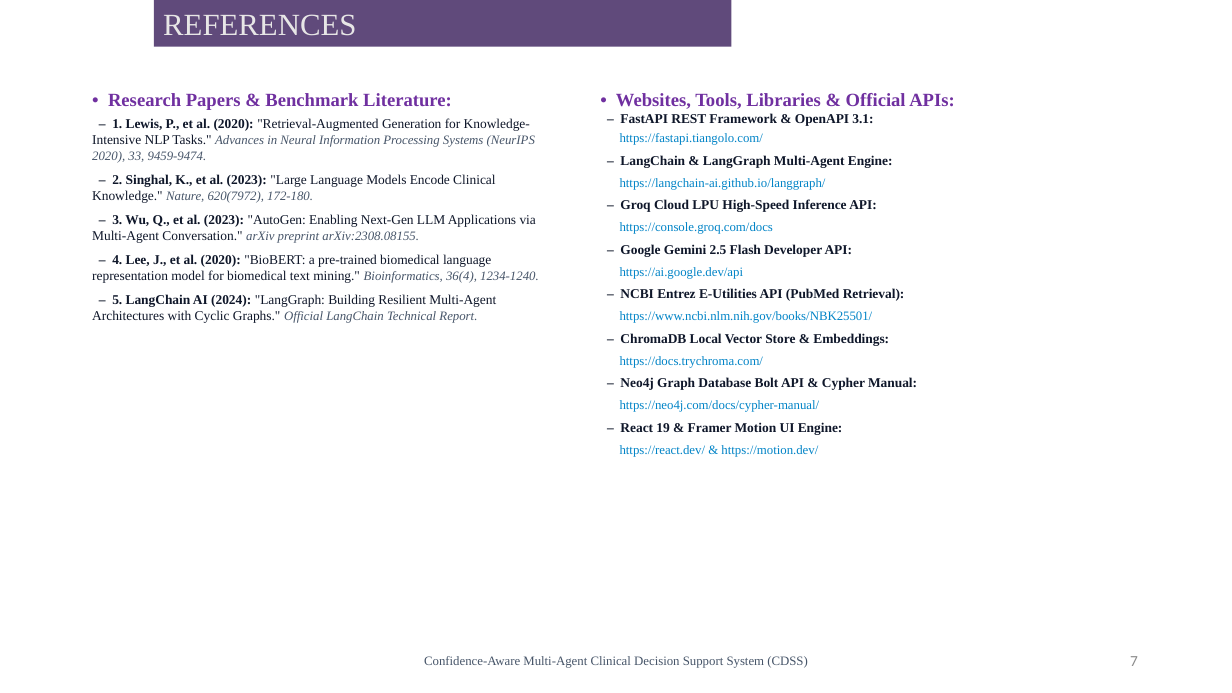
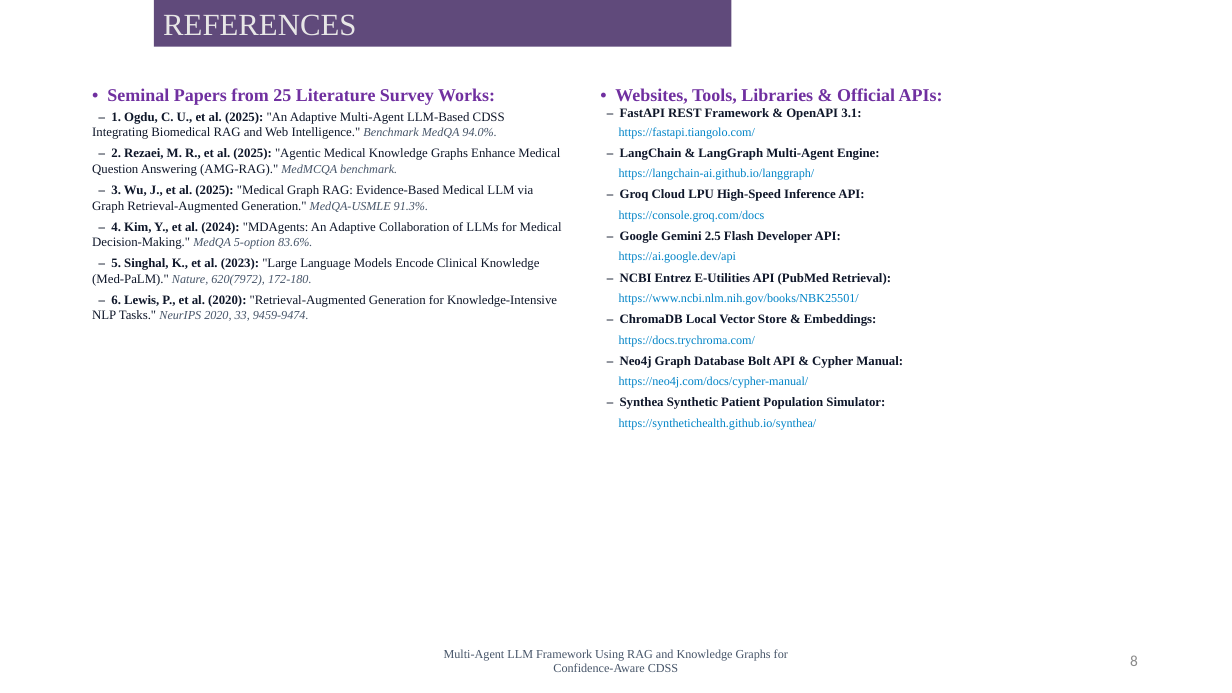
Before and after one commit to gokulohithmui/Case-Study-on-Presentations-AI_animated-project, a slide deck: slide 8 of PW1_Review2_CDSS_Presentation.pptx (slide 7 before the commit). Drawn at 1232x693 pixels with LibreOffice and Linux fonts; fonts in the diff are those of the drawing; background and template pictures are left out. Boxes give left, top, right and bottom in pixels: in the first picture for what was removed or moved away, otherwise in the second. Text is boxed around its words. In the diff, an @@ line names an element or a change of style, - is before the commit and + after.

Commit message:
docs(presentation): update Review-2 PPT with exact project abstract, student names, guide Mrs. A. Madhavi, and 25-paper literature survey performance chart

```diff
--- a/PW1_Review2_CDSS_Presentation.pptx
+++ b/PW1_Review2_CDSS_Presentation.pptx
@@ text at box(92, 88, 562, 321): text changed; size 10.5 to 10 pt @@
-• Research Papers & Benchmark Literature:
-– 1. Lewis, P., et al. (2020): "Retrieval-Augmented Generation for Knowledge-Intensive NLP Tasks." Advances in Neural Information Processing Systems (NeurIPS 2020), 33, 9459-9474.
-– 2. Singhal, K., et al. (2023): "Large Language Models Encode Clinical Knowledge." Nature, 620(7972), 172-180.
-– 3. Wu, Q., et al. (2023): "AutoGen: Enabling Next-Gen LLM Applications via Multi-Agent Conversation." arXiv preprint arXiv:2308.08155.
-– 4. Lee, J., et al. (2020): "BioBERT: a pre-trained biomedical language representation model for biomedical text mining." Bioinformatics, 36(4), 1234-1240.
-– 5. LangChain AI (2024): "LangGraph: Building Resilient Multi-Agent Architectures with Cyclic Graphs." Official LangChain Technical Report.
+• Seminal Papers from 25 Literature Survey Works:
+– 1. Ogdu, C. U., et al. (2025): "An Adaptive Multi-Agent LLM-Based CDSS Integrating Biomedical RAG and Web Intelligence." Benchmark MedQA 94.0%.
+– 2. Rezaei, M. R., et al. (2025): "Agentic Medical Knowledge Graphs Enhance Medical Question Answering (AMG-RAG)." MedMCQA benchmark.
+– 3. Wu, J., et al. (2025): "Medical Graph RAG: Evidence-Based Medical LLM via Graph Retrieval-Augmented Generation." MedQA-USMLE 91.3%.
+– 4. Kim, Y., et al. (2024): "MDAgents: An Adaptive Collaboration of LLMs for Medical Decision-Making." MedQA 5-option 83.6%.
+– 5. Singhal, K., et al. (2023): "Large Language Models Encode Clinical Knowledge (Med-PaLM)." Nature, 620(7972), 172-180.
+– 6. Lewis, P., et al. (2020): "Retrieval-Augmented Generation for Knowledge-Intensive NLP Tasks." NeurIPS 2020, 33, 9459-9474.
@@ text at box(615, 88, 943, 388): size 14.5 to 14 pt in "• Websites, Tools, Libraries & Official APIs:"; size 10.5 to 10 pt in "– FastAPI REST Framework & OpenAPI 3.1:", "– LangChain & LangGraph Multi-Agent Engine:", "– Groq Cloud LPU High-Speed Inference API:", "– Google Gemini 2.5 Flash Developer API:" and 3 more places; size 10 to 9.5 pt in "https://fastapi.tiangolo.com/", "https://langchain-ai.github.io/langgraph/", "https://console.groq.com/docs", "https://ai.google.dev/api" and 3 more places @@
@@ text at box(619, 397, 885, 430): text changed; text colour #0284C7 to #0F172A; bold on @@
-– React 19 & Framer Motion UI Engine:
-https://react.dev/ & https://motion.dev/
+– Synthea Synthetic Patient Population Simulator:
+https://synthetichealth.github.io/synthea/
@@ text at box(444, 649, 788, 672): text changed; size 10 to 9.5 pt @@
-Confidence-Aware Multi-Agent Clinical Decision Support System (CDSS)
+Multi-Agent LLM Framework Using RAG and Knowledge Graphs for Confidence-Aware CDSS
@@ page number at box(1130, 655, 1138, 666): text changed @@
-7
+8
```
Also in this commit, not shown: 7 other slides changed, 1 slide added.
